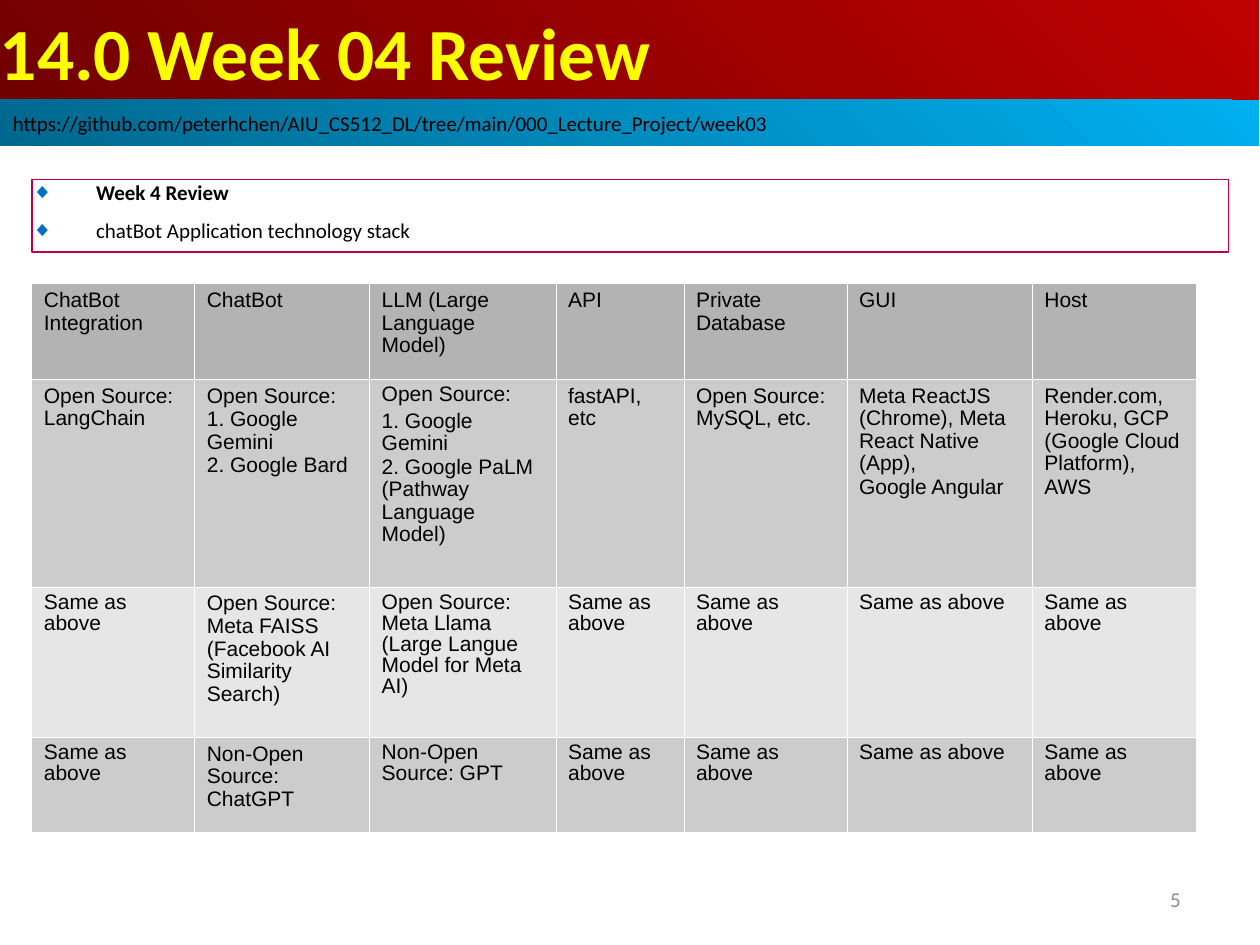
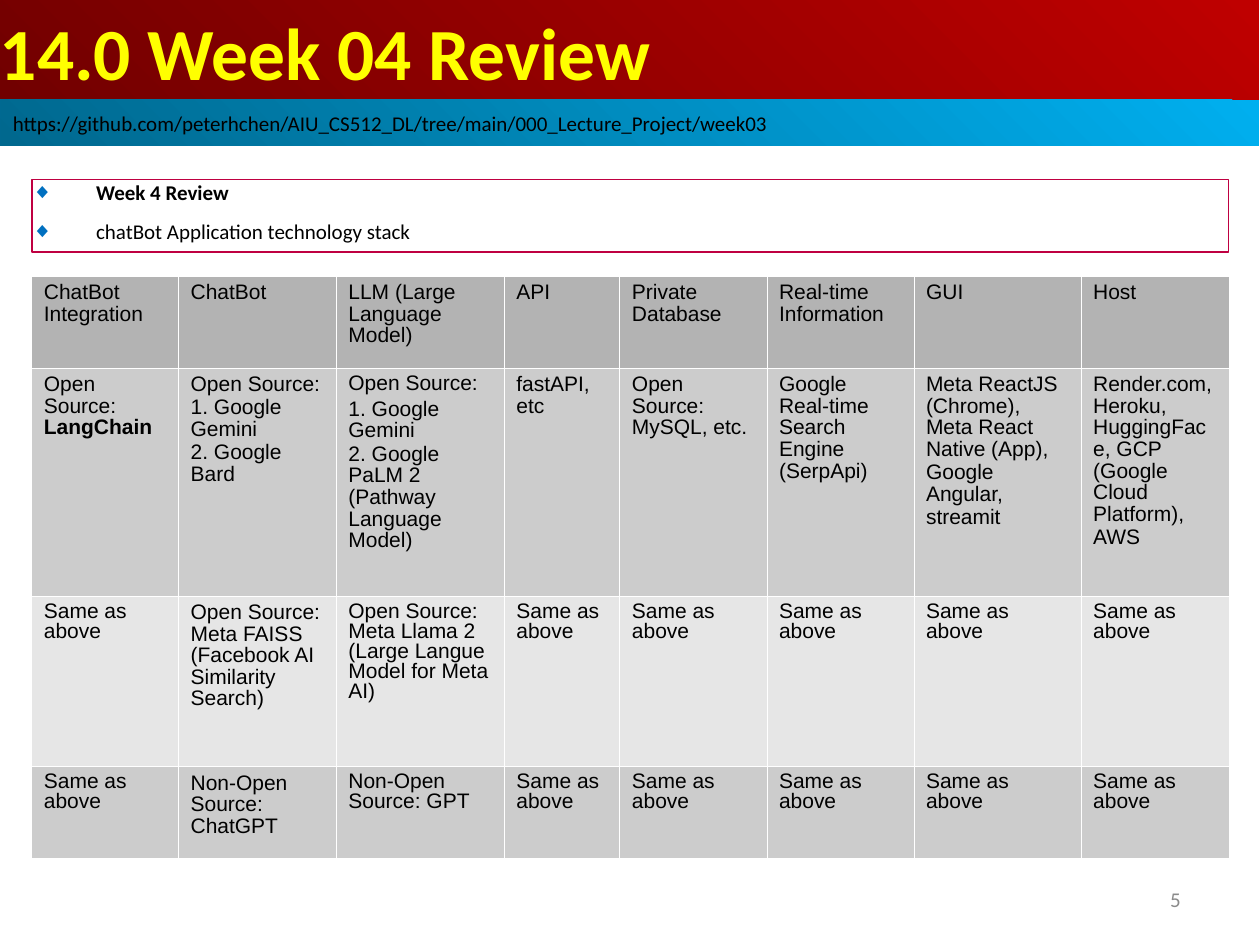
Before and after one commit to peterhchen/AIU_CS512_DL, a slide deck: slide 5 of 000_Lecture_Project/week05/01_Lecture/14.00_w04_review.ppt. Drawn at 1260x945 pixels with LibreOffice and Linux fonts; fonts in the diff are those of the drawing. Boxes give left, top, right and bottom in pixels: in the first picture for what was removed or moved away, otherwise in the second. Text is boxed around its words. In the diff, an @@ line names an element or a change of style, - is before the commit and + after.

```diff
--- a/000_Lecture_Project/week05/01_Lecture/14.00_w04_review.ppt
+++ b/000_Lecture_Project/week05/01_Lecture/14.00_w04_review.ppt
@@ table at [32,276,1230,837] @@
-column 3, row 2: Open Source: / 1. Google Gemini / 2. Google PaLM (Pathway Language Model)
+column 3, row 2: Open Source: / 1. Google Gemini / 2. Google PaLM 2 (Pathway Language Model)
-column 3, row 3: Open Source: Meta Llama (Large Langue Model for Meta AI)
+column 3, row 3: Open Source: Meta Llama 2 (Large Langue Model for Meta AI)
-column 6: GUI | Meta ReactJS (Chrome), Meta React Native (App), / Google Angular | Same as above | Same as above
-column 7: Host | Render.com, Heroku, GCP (Google Cloud Platform), / AWS | Same as above | Same as above
+column 6: Real-time Information | Google Real-time Search Engine (SerpApi) | Same as above | Same as above
+column 7: GUI | Meta ReactJS (Chrome), Meta React Native (App), / Google Angular, / streamit | Same as above | Same as above
+column 8: Host | Render.com, Heroku, HuggingFace, GCP (Google Cloud Platform), / AWS | Same as above | Same as above
@@ table: place and size @@
-table at [32,284,1196,810]
+table at [32,276,1230,837]
```
Also in this commit, not shown: 6 other slides changed.
